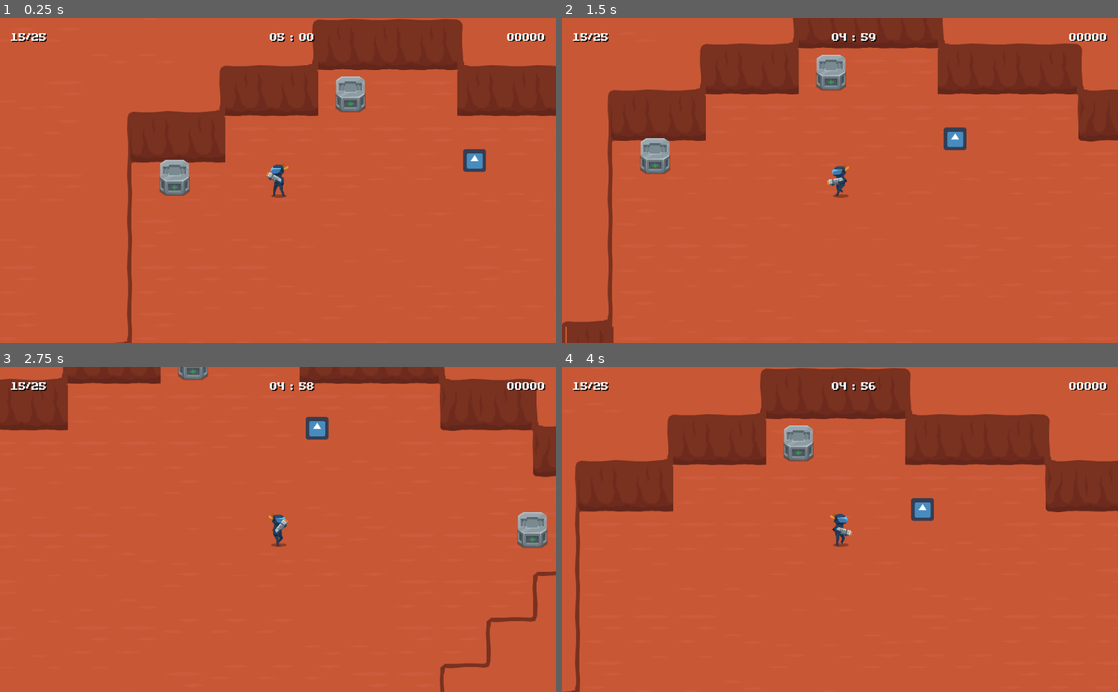
Above: before the commit, frames 1-4 (two rows, left to right).
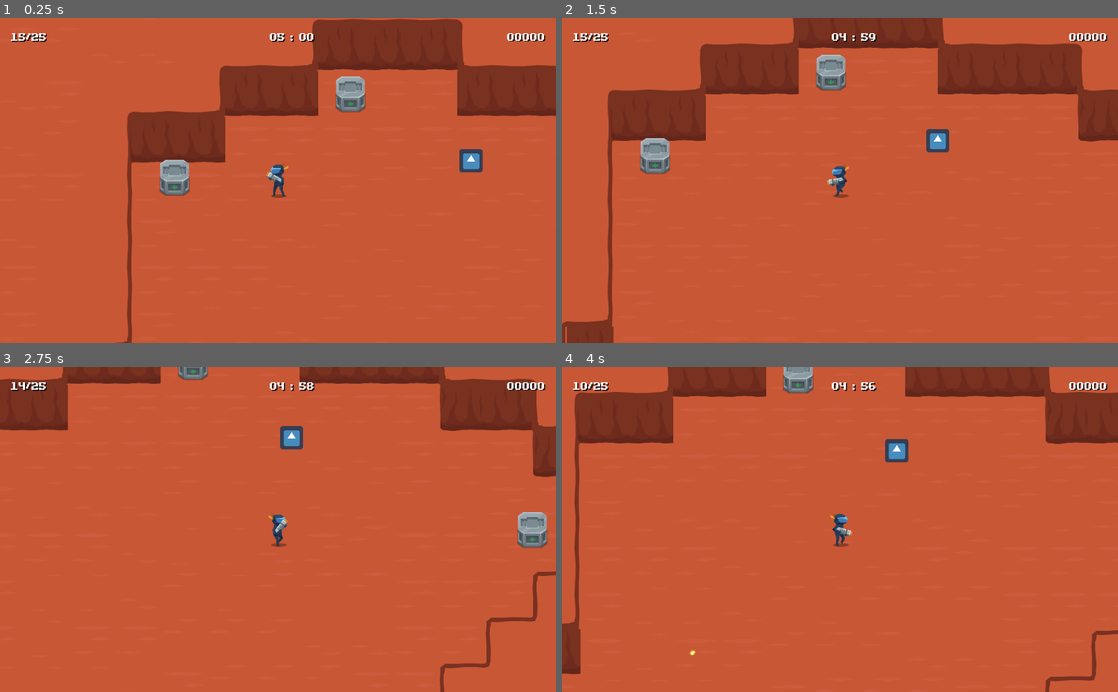
Above: after the commit, the same moments.

Repository: jimmyjonezz/Annigilation
Game: Godot game, scene res://Main/Main.tscn
Two runs of this game, one before a commit and one after it. Both use one fixed random seed, a clock stepped at 60 frames per second and the inputs below. The engine's default icon, where the game draws it, is replaced by a stand-in: a white triangle on a blue panel in a dark square.
Inputs (mouse positions are in pixels of both pictures, inside the frame that each line leads up to):
- Up to frame 1 (0.25 s): no input
- Up to frame 2 (1.5 s): move the mouse to (962, 164) at 0.52 s; hold Right (ui_right) 0.53-1.28 s; move the mouse to (728, 196) at 1.27 s; hold Down (ui_down) from 1.28 s (still down)
- Up to frame 3 (2.75 s): move the mouse to (333, 458) at 2.02 s; release Down (ui_down) at 2.03 s; hold Right (ui_right) from 2.03 s (still down)
- Up to frame 4 (4 s): move the mouse to (812, 594) at 2.77 s; release Right (ui_right) at 2.78 s; hold Up (ui_up) 2.78-3.53 s; move the mouse to (1006, 578) at 3.52 s; hold Left (ui_left) from 3.53 s (still down)

The runs differ from the first frame. In frame 1, 0.2% of the frame differs, in the area x 82-88%, y 40-48%; in frame 2, 0.5%; in frame 3, 0.6%; in frame 4, 26%, in the area x 0-100%, y 0-100%.

Commit message:
0.8.7
- rework mini-boss

Diff:
--- a/GUI/GUI.tscn
+++ b/GUI/GUI.tscn
@@ -1,8 +1,10 @@
-[gd_scene load_steps=4 format=2]
+[gd_scene load_steps=6 format=2]
 
 [ext_resource path="res://GUI/GUI.gd" type="Script" id=1]
-[ext_resource path="res://Font/32pt.tres" type="DynamicFont" id=2]
-[ext_resource path="res://Image/fon.png" type="Texture" id=3]
+[ext_resource path="res://Image/Progress/rect819.png" type="Texture" id=2]
+[ext_resource path="res://Image/Progress/rect818.png" type="Texture" id=3]
+[ext_resource path="res://Font/32pt.tres" type="DynamicFont" id=4]
+[ext_resource path="res://Image/fon.png" type="Texture" id=5]
 
 [node name="GUI" type="CanvasLayer"]
 pause_mode = 2
@@ -11,6 +13,29 @@
 "_edit_horizontal_guides_": [  ],
 "_edit_vertical_guides_": [  ]
 }
+
+[node name="HealthBar" type="Control" parent="."]
+editor/display_folded = true
+visible = false
+anchor_right = 1.0
+anchor_bottom = 1.0
+margin_left = 20.0
+margin_top = 20.0
+margin_right = -20.0
+margin_bottom = -20.0
+
+[node name="Progress" type="TextureProgress" parent="HealthBar"]
+anchor_left = 0.5
+anchor_top = 1.0
+anchor_right = 0.5
+anchor_bottom = 1.0
+margin_left = -60.0
+margin_top = -40.0
+margin_right = 60.0
+max_value = 65.0
+value = 15.0
+texture_under = ExtResource( 2 )
+texture_progress = ExtResource( 3 )
 
 [node name="GUI" type="Control" parent="."]
 editor/display_folded = true
--- a/Other/Popup/Popup.gd
+++ b/Other/Popup/Popup.gd
@@ -1,10 +1,18 @@
 extends Node2D
 
 var current_health = 0
-var max_health = 6
-var health = 6
+var max_health
+var health
 
 func _ready():
+	if get_parent().name == "Enemy":
+		max_health = 66
+		health = 66
+	else:
+		max_health = 6
+		health = 6
+
+	$Progress.max_value = max_health
 	$Progress.value = health
 
 func heal(amount):
--- a/Player/Player.gd
+++ b/Player/Player.gd
@@ -55,9 +55,6 @@
 	if body.is_in_group("enemy"):
 		if health > 0:
 			heal(-1)
-	if body.is_in_group("bullet"):
-		if health > 0:
-			heal(-1)
 
 func _physics_process(delta):
 	var overlapping_bodies = $Area2D.get_overlapping_bodies()
@@ -75,3 +72,9 @@
 
 			if health < 1:
 				emit_signal("die")
+
+func hit():
+	if health > 0:
+		heal(-1)
+	if health < 1:
+		emit_signal("die")
--- a/Player/Player.tscn
+++ b/Player/Player.tscn
@@ -160,7 +160,7 @@
 anims/walk = SubResource( 5 )
 
 [node name="Shooting" type="Timer" parent="."]
-wait_time = 0.4
+wait_time = 0.2
 one_shot = true
 
 [node name="Tween" type="Tween" parent="."]
--- a/Robots/Enemy/Enemy.gd
+++ b/Robots/Enemy/Enemy.gd
@@ -5,33 +5,58 @@
 onready var player = get_node("../../Position/Player")
 
 var current_health
+var speed = 40
+var velocity = Vector2()
+var shooting = false
+var radius = 55
 
 func _ready():
 	randomize()
-	current_health = round(rand_range(15, 20))
+	current_health = 66 #round(rand_range(60, 66))
 
 #это херота, ее надо переделать.
 #закос под босса отстреливающего в разные стороны
 func danmaku():
-	#var global_t = get_global_transform()
-
-	for i in range(6):
-		#угол между игроком и enemy
+	if shooting:
 		var angle_dir = get_angle_to(player.global_transform.origin)
 
-		var bullet = Bullet.instance()
-		get_parent().add_child(bullet)
-		bullet.start(Vector2(position.x, position.y), angle_dir + sin(i) / PI)
+		for i in range(5):
+			var x = radius * cos(angle_dir) + position.x
+			var y = radius * sin(angle_dir) + position.y
 
+			var bullet = Bullet.instance()
+			get_parent().add_child(bullet)
+			bullet.start(Vector2(x, y), angle_dir + (i / PI) - 0.6)
+
+#если пуля попала, вызывается этот метод
 func hit() -> void:
-	#var global_t = get_global_transform()
+	$Popup.visible = true
+	$Popup.heal(-1)
+	$Timer.start()
 	current_health -= 1
 
+	#если число жизни равно ZERO - удаляем объект
 	if current_health == 0:
 		queue_free()
 
-func _process(delta):
-	pass
+func _physics_process(delta):
+	#вычисляем нормаль - направление в сторону игрока
+	var target_dir = (player.global_position - global_position).normalized()
+	#дистанцию до игрока
+	var target_dis = position.distance_to(player.global_position)
+	if target_dis > 300 and target_dis < 700:
+		#двигаем игрока
+		velocity = target_dir * speed * delta
+		move_and_collide(velocity)
 
 func _on_Tic_timeout():
 	danmaku()
+
+func _on_VisibilityNotifier2D_screen_exited():
+	shooting = false
+
+func _on_VisibilityNotifier2D_screen_entered():
+	shooting = true
+
+func _on_Timer_timeout():
+	$Popup.visible = false
--- a/Robots/Enemy/Enemy.tscn
+++ b/Robots/Enemy/Enemy.tscn
@@ -1,8 +1,9 @@
-[gd_scene load_steps=5 format=2]
+[gd_scene load_steps=6 format=2]
 
 [ext_resource path="res://Robots/Enemy/Enemy.gd" type="Script" id=1]
 [ext_resource path="res://Bullet/Bullet.tscn" type="PackedScene" id=2]
 [ext_resource path="res://icon.png" type="Texture" id=3]
+[ext_resource path="res://Other/Popup/Popup.tscn" type="PackedScene" id=4]
 
 [sub_resource type="CircleShape2D" id=1]
 radius = 30.0167
@@ -10,8 +11,8 @@
 [node name="Enemy" type="KinematicBody2D" groups=[
 "enemy",
 ]]
-collision_layer = 32
-collision_mask = 8
+collision_layer = 2
+collision_mask = 10
 script = ExtResource( 1 )
 Bullet = ExtResource( 2 )
 
@@ -26,6 +27,17 @@
 autostart = true
 
 [node name="VisibilityNotifier2D" type="VisibilityNotifier2D" parent="."]
-position = Vector2( -1.3113e-006, -1.3113e-006 )
-scale = Vector2( 4, 4 )
+position = Vector2( 0.5, -9.53674e-007 )
+scale = Vector2( 1.95, 2 )
+
+[node name="Popup" parent="." instance=ExtResource( 4 )]
+visible = false
+position = Vector2( 0, -61 )
+
+[node name="Timer" type="Timer" parent="."]
+wait_time = 2.0
+one_shot = true
 [connection signal="timeout" from="Tic" to="." method="_on_Tic_timeout"]
+[connection signal="screen_entered" from="VisibilityNotifier2D" to="." method="_on_VisibilityNotifier2D_screen_entered"]
+[connection signal="screen_exited" from="VisibilityNotifier2D" to="." method="_on_VisibilityNotifier2D_screen_exited"]
+[connection signal="timeout" from="Timer" to="." method="_on_Timer_timeout"]
Not shown: 10 places in GUI/GUI.tscn that only renumber resources
Not shown, changed: doc.md
